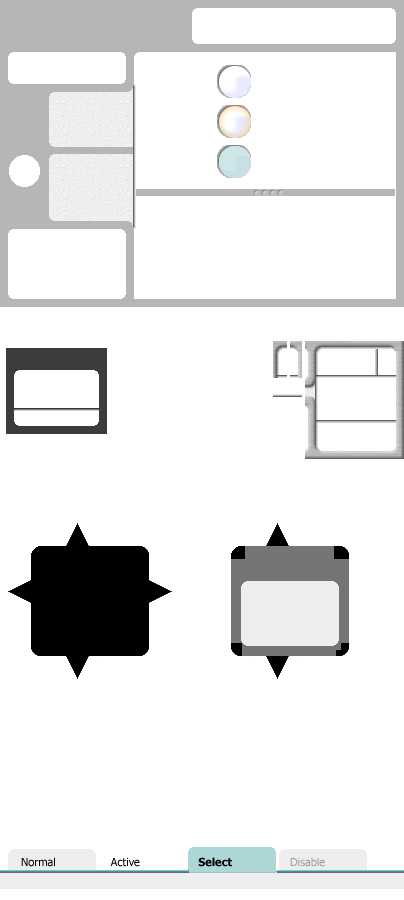
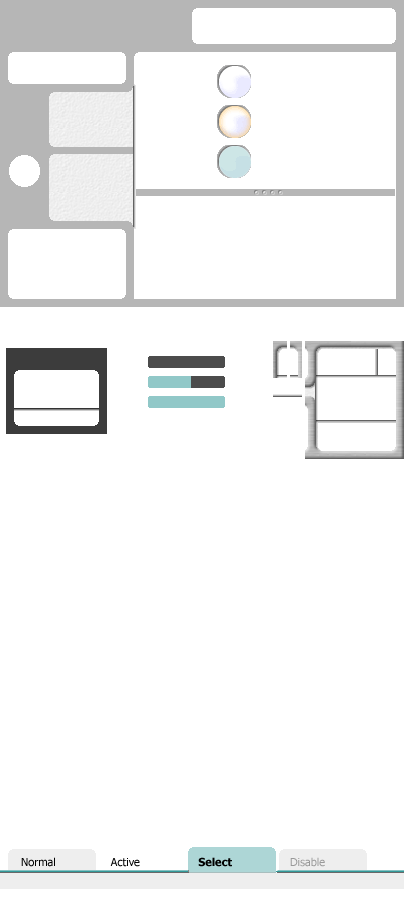
Before/after of a 404 x 900 layered artwork. What changed in the layer stack:
added group "progress" with 2 layers above "tabs" over left=148, top=356, right=225, bottom=408
added layer "progress_hilight" in group "progress" over left=148, top=376, right=225, bottom=408
added layer "progress_base" in group "progress" over left=148, top=356, right=225, bottom=408
hid group "Hover/Semi-Modal" (3 layers) over left=8, top=523, right=349, bottom=679
